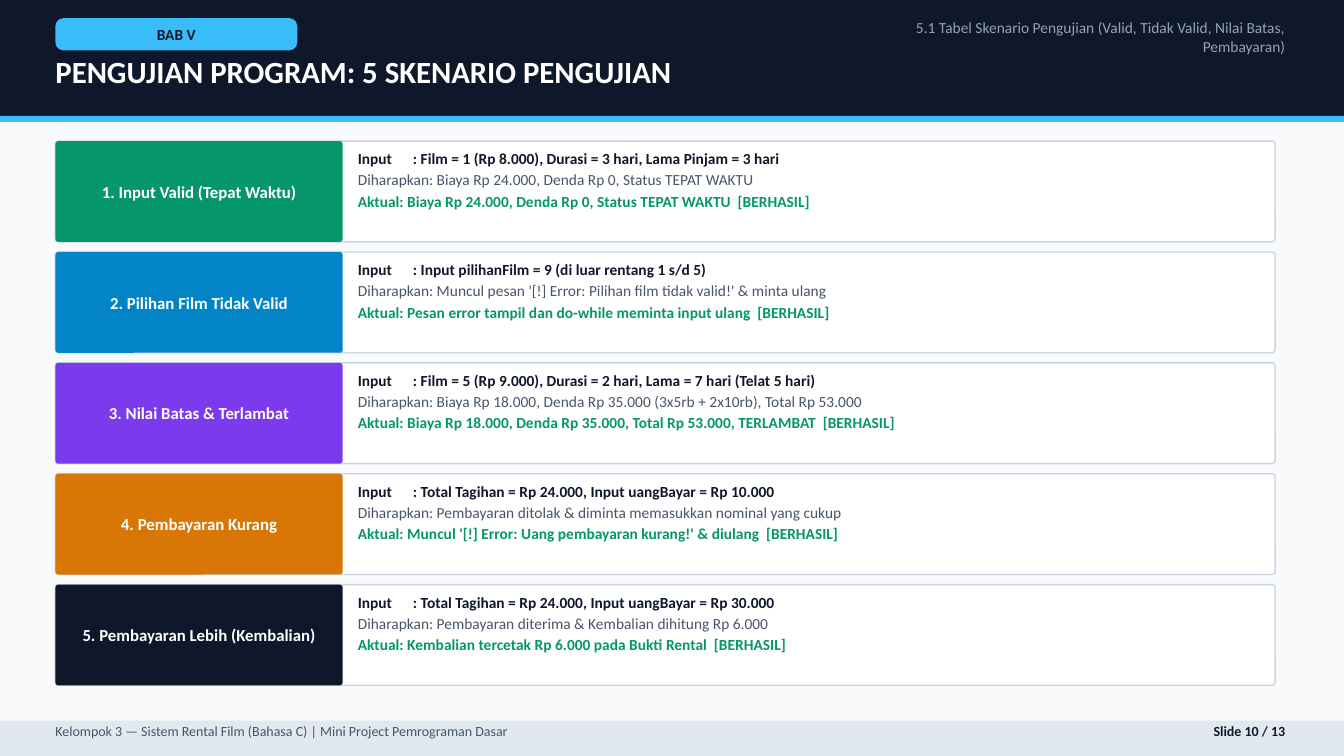
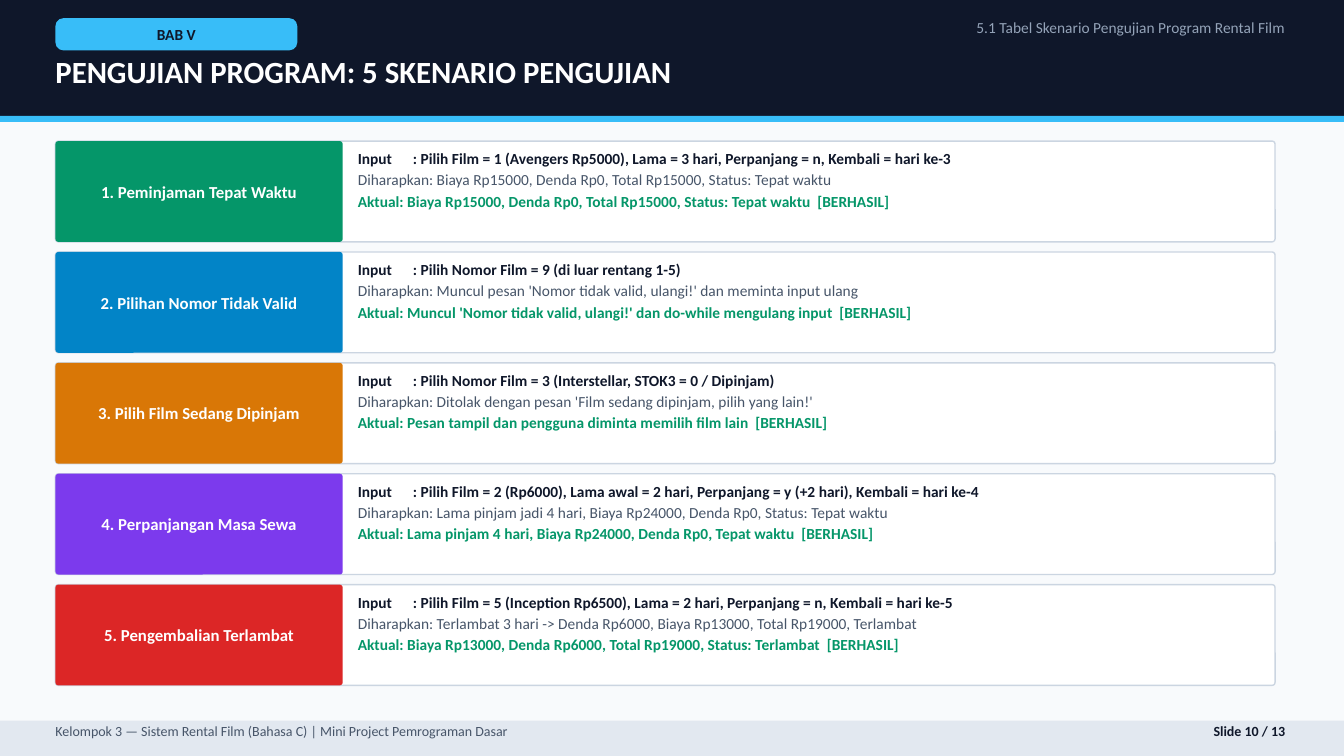
Before and after one commit to BayuArga669/UTS-Pemrograman, a slide deck: slide 10 of Presentasi_Rental_Film_Kelompok_3.pptx. Drawn at 1344x756 pixels with LibreOffice and Linux fonts; fonts in the diff are those of the drawing. Boxes give left, top, right and bottom in pixels: in the first picture for what was removed or moved away, otherwise in the second. Text is boxed around its words. In the diff, an @@ line names an element or a change of style, - is before the commit and + after.

```diff
--- a/Presentasi_Rental_Film_Kelompok_3.pptx
+++ b/Presentasi_Rental_Film_Kelompok_3.pptx
@@ text at (976, 22, 1284, 36): text changed @@
-5.1 Tabel Skenario Pengujian (Valid, Tidak Valid, Nilai Batas, Pembayaran)
+5.1 Tabel Skenario Pengujian Program Rental Film
@@ text at (358, 152, 951, 210): text changed; text colour #059669 to #0F172A @@
-Input : Film = 1 (Rp 8.000), Durasi = 3 hari, Lama Pinjam = 3 hari
-Diharapkan: Biaya Rp 24.000, Denda Rp 0, Status TEPAT WAKTU
-Aktual: Biaya Rp 24.000, Denda Rp 0, Status TEPAT WAKTU [BERHASIL]
+Input : Pilih Film = 1 (Avengers Rp5000), Lama = 3 hari, Perpanjang = n, Kembali = hari ke-3
+Diharapkan: Biaya Rp15000, Denda Rp0, Total Rp15000, Status: Tepat waktu
+Aktual: Biaya Rp15000, Denda Rp0, Total Rp15000, Status: Tepat waktu [BERHASIL]
@@ text at (101, 186, 297, 201): text changed @@
-1. Input Valid (Tepat Waktu)
+1. Peminjaman Tepat Waktu
@@ text at (358, 263, 911, 321): text changed; text colour #475569 to #059669 @@
-Input : Input pilihanFilm = 9 (di luar rentang 1 s/d 5)
-Diharapkan: Muncul pesan '[!] Error: Pilihan film tidak valid!' & minta ulang
-Aktual: Pesan error tampil dan do-while meminta input ulang [BERHASIL]
+Input : Pilih Nomor Film = 9 (di luar rentang 1-5)
+Diharapkan: Muncul pesan 'Nomor tidak valid, ulangi!' dan meminta input ulang
+Aktual: Muncul 'Nomor tidak valid, ulangi!' dan do-while mengulang input [BERHASIL]
@@ text at (101, 297, 297, 309): text changed @@
-2. Pilihan Film Tidak Valid
+2. Pilihan Nomor Tidak Valid
@@ rounded rectangle at (55, 363, 343, 464): fill #7C3AED to #D97706 @@
@@ text at (358, 374, 827, 431): text changed; text colour #059669 to #475569 @@
-Input : Film = 5 (Rp 9.000), Durasi = 2 hari, Lama = 7 hari (Telat 5 hari)
-Diharapkan: Biaya Rp 18.000, Denda Rp 35.000 (3x5rb + 2x10rb), Total Rp 53.000
-Aktual: Biaya Rp 18.000, Denda Rp 35.000, Total Rp 53.000, TERLAMBAT [BERHASIL]
+Input : Pilih Nomor Film = 3 (Interstellar, STOK3 = 0 / Dipinjam)
+Diharapkan: Ditolak dengan pesan 'Film sedang dipinjam, pilih yang lain!'
+Aktual: Pesan tampil dan pengguna diminta memilih film lain [BERHASIL]
@@ text at (98, 407, 300, 422): text changed @@
-3. Nilai Batas & Terlambat
+3. Pilih Film Sedang Dipinjam
@@ rounded rectangle at (55, 474, 343, 575): fill #D97706 to #7C3AED @@
@@ text at (358, 485, 978, 542): text changed; text colour #059669 to #0F172A @@
-Input : Total Tagihan = Rp 24.000, Input uangBayar = Rp 10.000
-Diharapkan: Pembayaran ditolak & diminta memasukkan nominal yang cukup
-Aktual: Muncul '[!] Error: Uang pembayaran kurang!' & diulang [BERHASIL]
+Input : Pilih Film = 2 (Rp6000), Lama awal = 2 hari, Perpanjang = y (+2 hari), Kembali = hari ke-4
+Diharapkan: Lama pinjam jadi 4 hari, Biaya Rp24000, Denda Rp0, Status: Tepat waktu
+Aktual: Lama pinjam 4 hari, Biaya Rp24000, Denda Rp0, Tepat waktu [BERHASIL]
@@ text at (101, 518, 297, 533): text changed @@
-4. Pembayaran Kurang
+4. Perpanjangan Masa Sewa
@@ rounded rectangle at (55, 585, 343, 686): fill #0F172A to #DC2626 @@
@@ text at (358, 596, 952, 653): text changed; text colour #059669 to #0F172A @@
-Input : Total Tagihan = Rp 24.000, Input uangBayar = Rp 30.000
-Diharapkan: Pembayaran diterima & Kembalian dihitung Rp 6.000
-Aktual: Kembalian tercetak Rp 6.000 pada Bukti Rental [BERHASIL]
+Input : Pilih Film = 5 (Inception Rp6500), Lama = 2 hari, Perpanjang = n, Kembali = hari ke-5
+Diharapkan: Terlambat 3 hari -> Denda Rp6000, Biaya Rp13000, Total Rp19000, Terlambat
+Aktual: Biaya Rp13000, Denda Rp6000, Total Rp19000, Status: Terlambat [BERHASIL]
@@ text at (104, 629, 293, 644): text changed @@
-5. Pembayaran Lebih (Kembalian)
+5. Pengembalian Terlambat
```
Also in this commit, not shown: 12 other slides changed, 4 other files.
